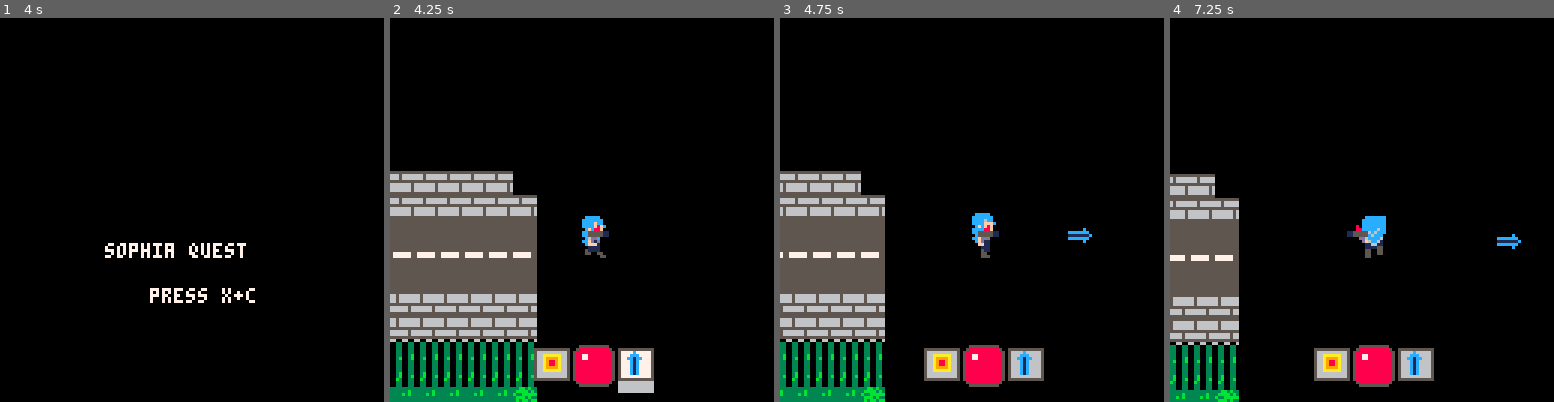
Above: before the commit, frames 1-4 (left to right).
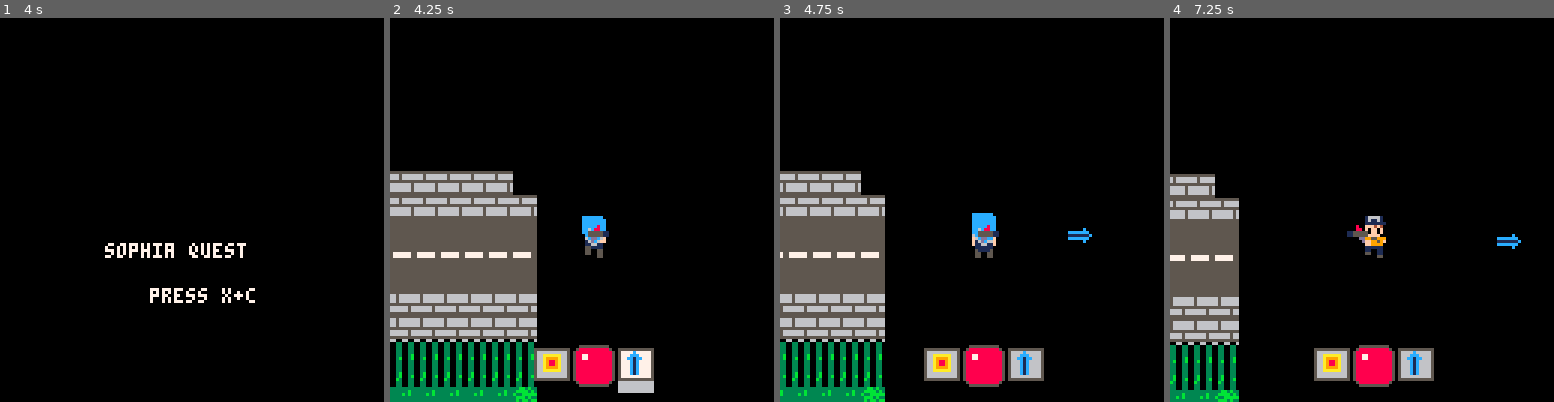
Above: after the commit, the same moments.

Repository: JasonHaenlin/pico-8-sophiaquest
Game: PICO-8 cartridge sophiaquest.p8
The game is run twice, just before and just after one commit, with the same random seed, the same clock (stepped at 60 frames per second) and the same inputs.
Inputs:
- Up to frame 1 (4 s): tap X (X key) at 0.33, 1.07, 1.85, 2.97 s; tap O (Z key) at 0.7, 1.7, 2.1, 2.5, 2.9, 3.3, 3.7 s; hold Right 1.6-2.1 s; hold Up 2.15-2.42 s; hold Right 2.47-3.03 s; hold Left 3.08-3.58 s; hold Down 3.63-3.97 s
- Up to frame 2 (4.25 s): hold Right from 4.02 s (still down); tap X (X key) at 4.08 s; tap O (Z key) at 4.1 s
- Up to frame 3 (4.75 s): tap O (Z key) at 4.5 s; release Right at 4.68 s; hold Up from 4.73 s (still down)
- Up to frame 4 (7.25 s): tap O (Z key) every 0.4 s from 4.9 to 6.9 s; release Up at 5.03 s; hold Left 5.08-5.68 s; tap X (X key) at 5.2, 6.32 s; hold Down 5.73-6.03 s; hold Right 6.08-6.58 s; hold Right 6.63-7.13 s; hold Up from 7.18 s (still down)

Frame 1 is identical in both runs. In frame 2, 0.2% of the frame differs, in the area x 50-57%, y 51-63%; in frame 3, 0.3%; in frame 4, 0.5%.

Commit message:
Replaced characters rightly in their tab.

Diff:
--- a/sophiaquest.p8
+++ b/sophiaquest.p8
@@ -1072,7 +1072,7 @@
 
 __gff__
 000000000000000000000000000000000000000000000000000000000000000000000000000000000000000000000000000000808080800002a000000000000000000000000080808000000000000000000000000000800080000000000000000000000000008080800000000000000005050505000003030000000000000000
-0000000080808000000000000000000000000000808080000000000000000000a00000008080800000000000000000000000000080808000000000000000000000000000000000000000000000000000000000000000000000000000000000000000000000000000000000000000000000000000000000000000000000000000
+0000008080800000000000000000000000000080808000000000000000000000000000808080000000000000000000000000008080800000000000000000000000000000000000000000000000000000000000000000000000000000000000000000000000000000000000000000000000000000000000000000000000000000
 __map__
 0000000000000000000000000000000000000000000000000000000000000000000000000000000000000000000000000000000000000000000000000000000000000000000000000000000000000000000000000000000000000000000000000000000000000000000000000000000000000000000000000000000000000000
 0000000000000000000000000000000000000000000202215252121512505000000000000000000000000000000000000000000000000000000000000000000000000000000000000000000000000000000000000000000000000000000000000000000000000000000000000000000000000000000000000000000000000000
Not shown, changed: 55 lines of the sprite sheet (__gfx__) section of sophiaquest.p8
